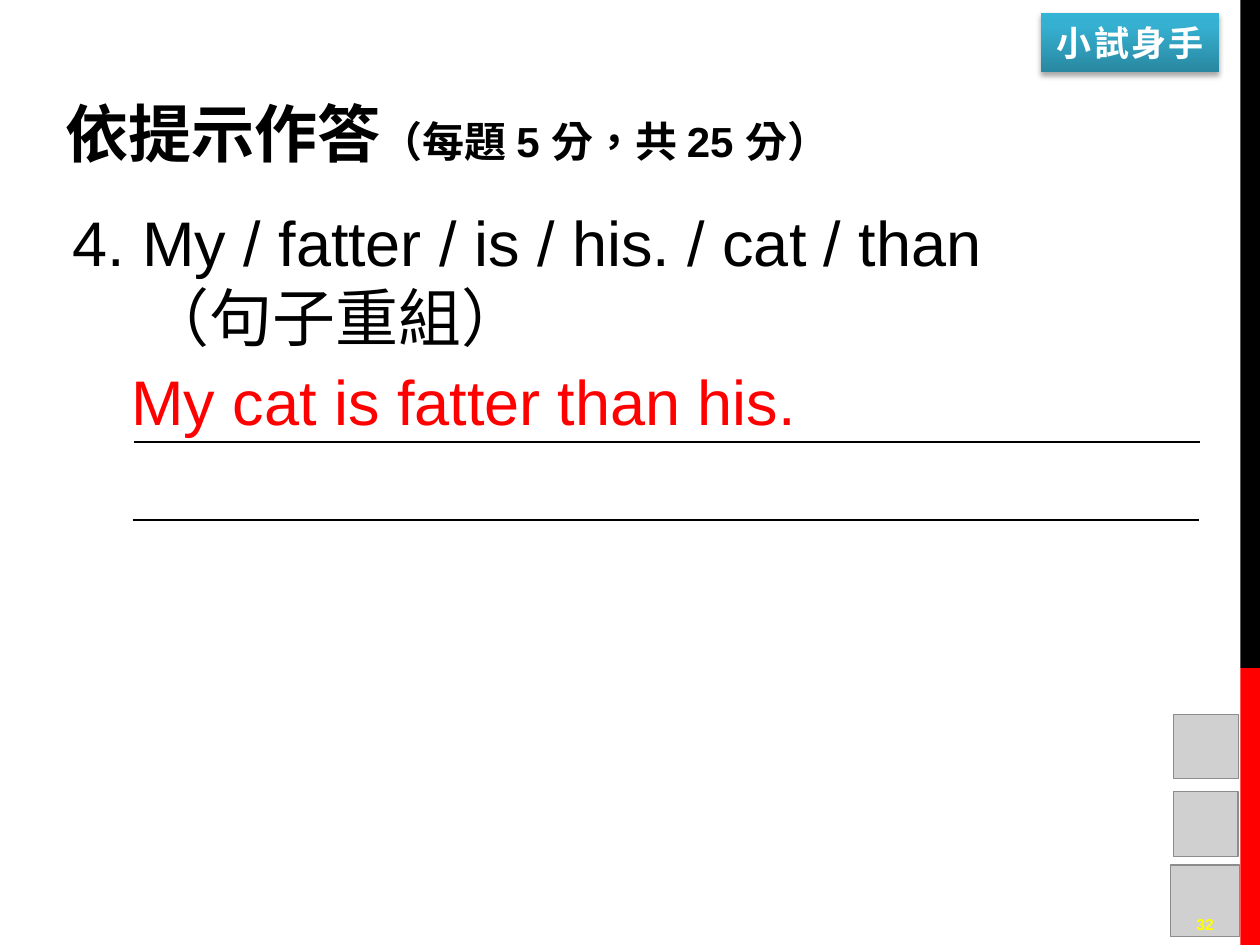
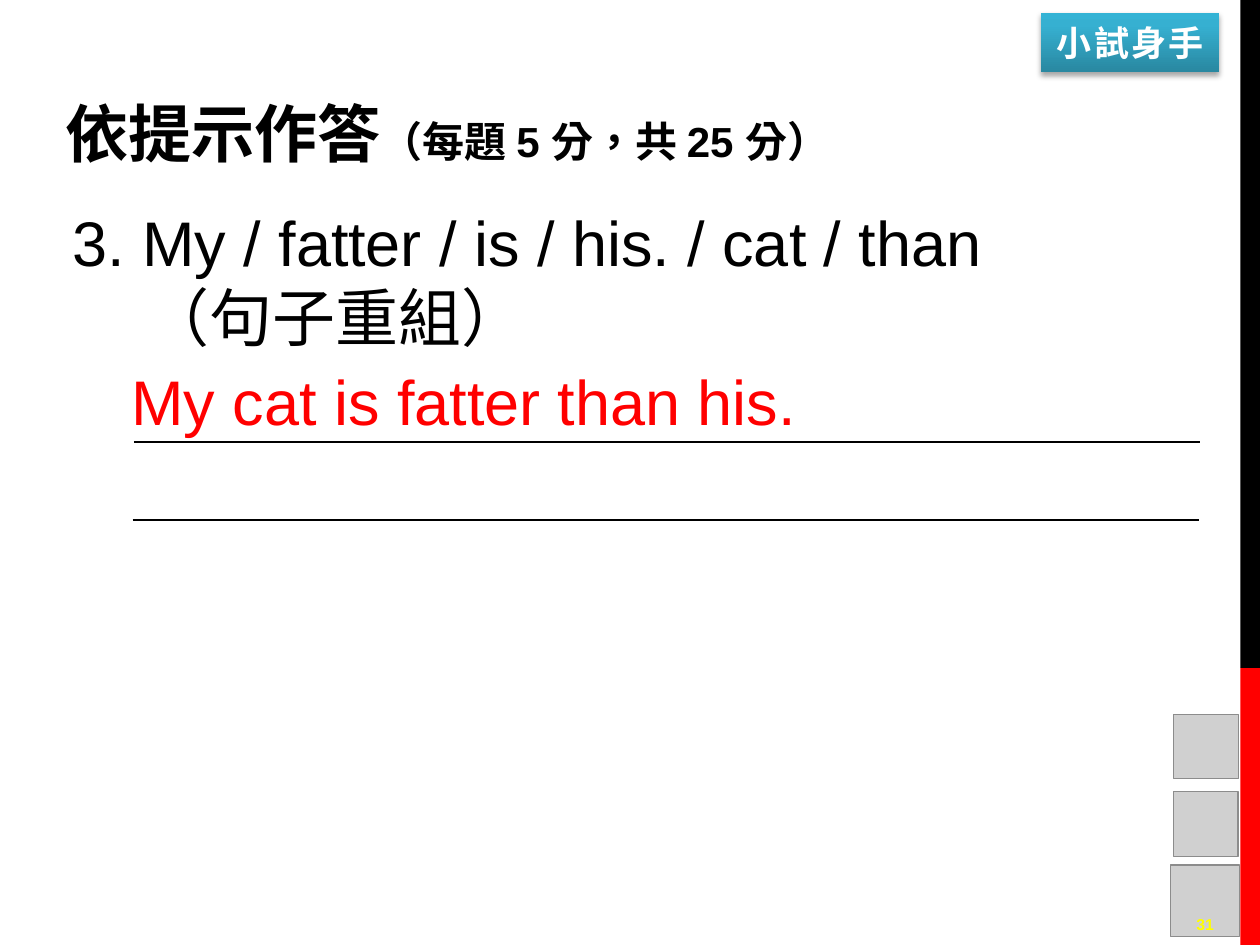
Before and after one commit to mousterchung/backup_data_from_desktop, a slide deck: slide 31 of 學校/國中/普通班/英語/八下課習講義/03講義-L01.pptx (slide 32 before the commit). Drawn at 1260x945 pixels with LibreOffice and Linux fonts; fonts in the diff are those of the drawing; grey boxes stand for pictures; background and template pictures are left out. Boxes give left, top, right and bottom in pixels: in the first picture for what was removed or moved away, otherwise in the second. Text is boxed around its words. In the diff, an @@ line names an element or a change of style, - is before the commit and + after.

```diff
--- a/學校/國中/普通班/英語/八下課習講義/03講義-L01.pptx
+++ b/學校/國中/普通班/英語/八下課習講義/03講義-L01.pptx
@@ text at bbox=[72, 220, 982, 347]: text changed @@
-4. My / fatter / is / his. / cat / than
-（句子重組）
+3. My / fatter / is / his. / cat / than
+（句子重組）
@@ page number at bbox=[1196, 919, 1214, 930]: text changed @@
-32
+31
```
Also in this commit, not shown: 2 other slides changed, 1 slide removed.
